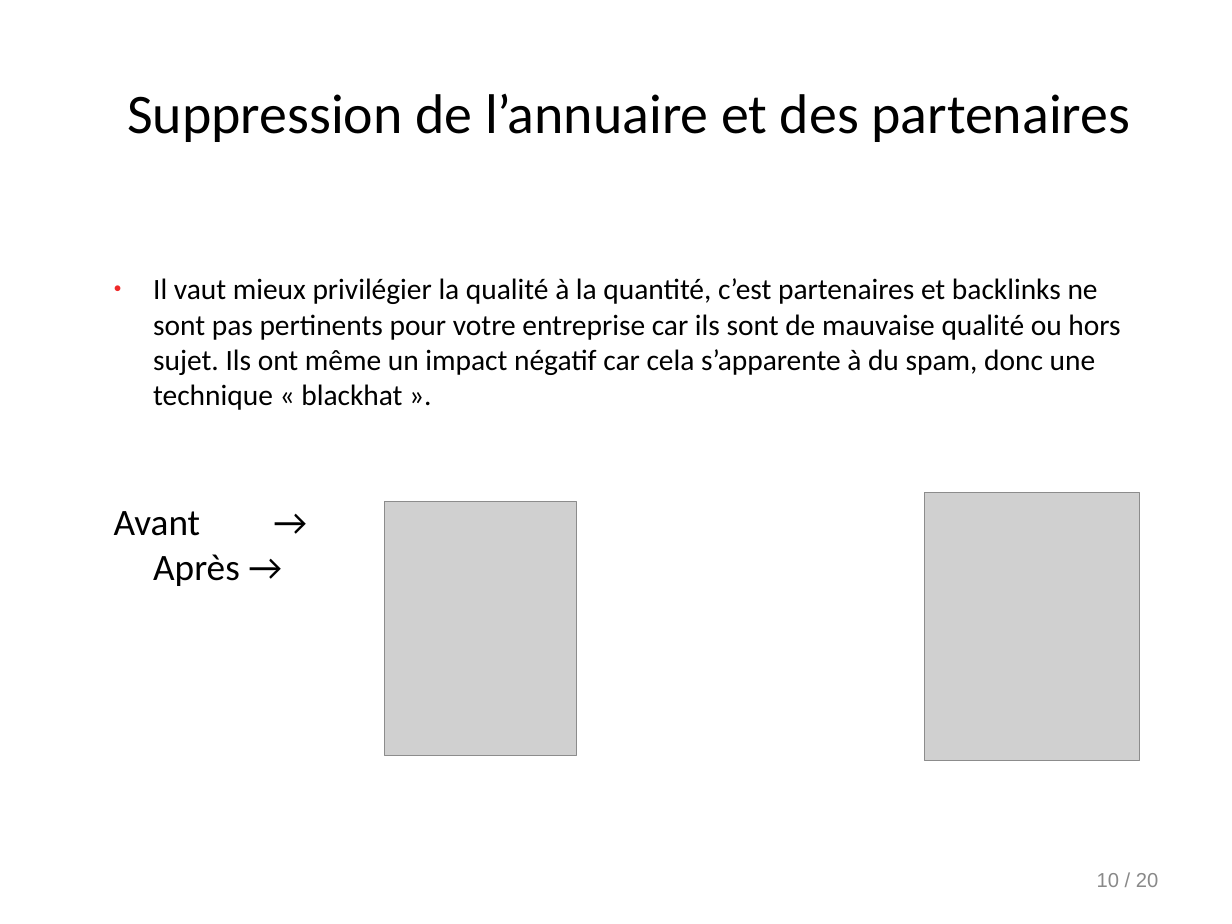
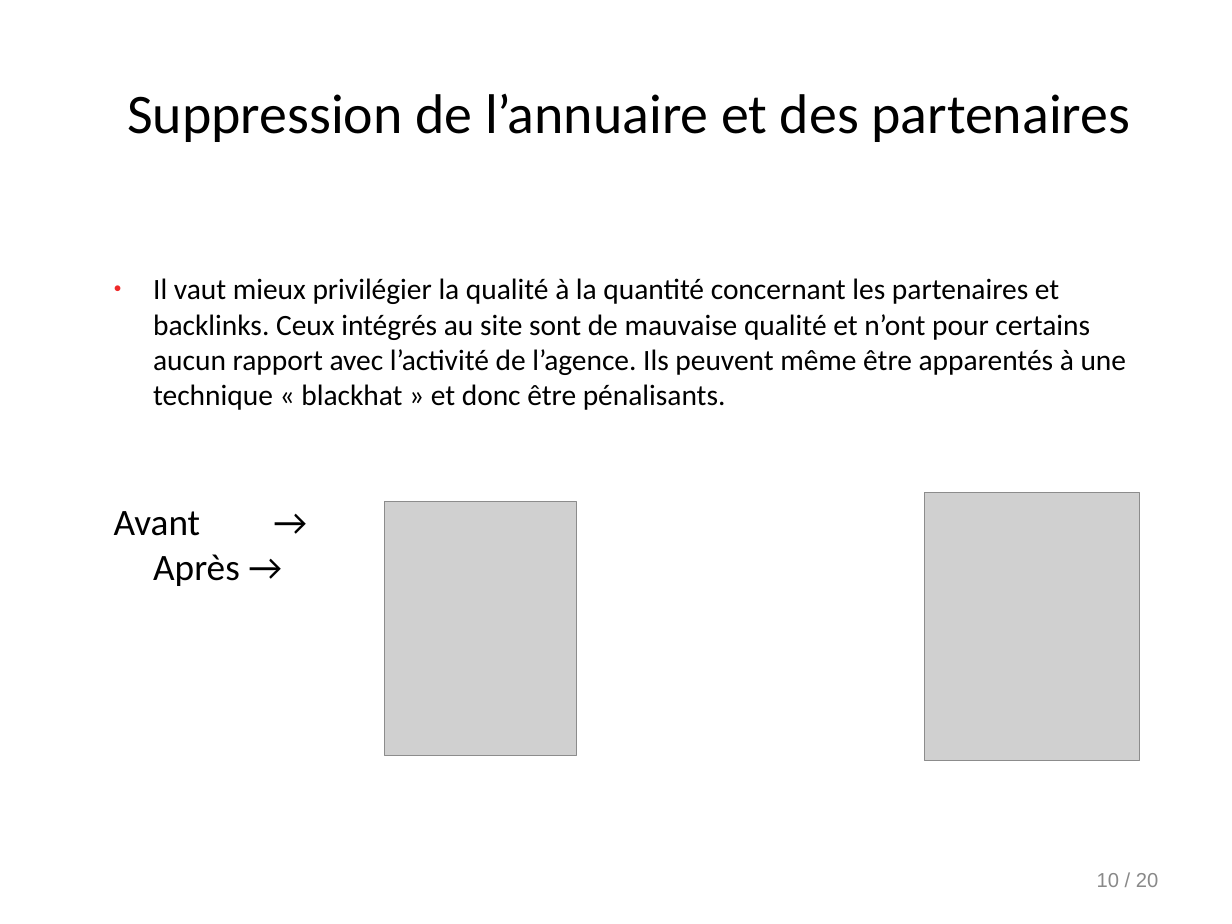
Before and after one commit to Doppler123/OPC_P4_La_Panthere, a slide deck: slide 10 of audit/Rapport.odp. Drawn at 1232x924 pixels with LibreOffice and Linux fonts; fonts in the diff are those of the drawing; grey boxes stand for pictures. Boxes give left, top, right and bottom in pixels: in the first picture for what was removed or moved away, otherwise in the second. Text is boxed around its words. In the diff, an @@ line names an element or a change of style, - is before the commit and + after.

```diff
--- a/audit/Rapport.odp
+++ b/audit/Rapport.odp
@@ text at (153,278,1127,410): text changed @@
-● Il vaut mieux privilégier la qualité à la quantité, c’est partenaires et backlinks ne sont pas pertinents pour votre entreprise car ils sont de mauvaise qualité ou hors sujet. Ils ont même un impact négatif car cela s’apparente à du spam, donc une technique « blackhat ».
+● Il vaut mieux privilégier la qualité à la quantité concernant les partenaires et backlinks. Ceux intégrés au site sont de mauvaise qualité et n’ont pour certains aucun rapport avec l’activité de l’agence. Ils peuvent même être apparentés à une technique « blackhat » et donc être pénalisants.
```
Also in this commit, not shown: 15 other slides changed, 2 other files.
